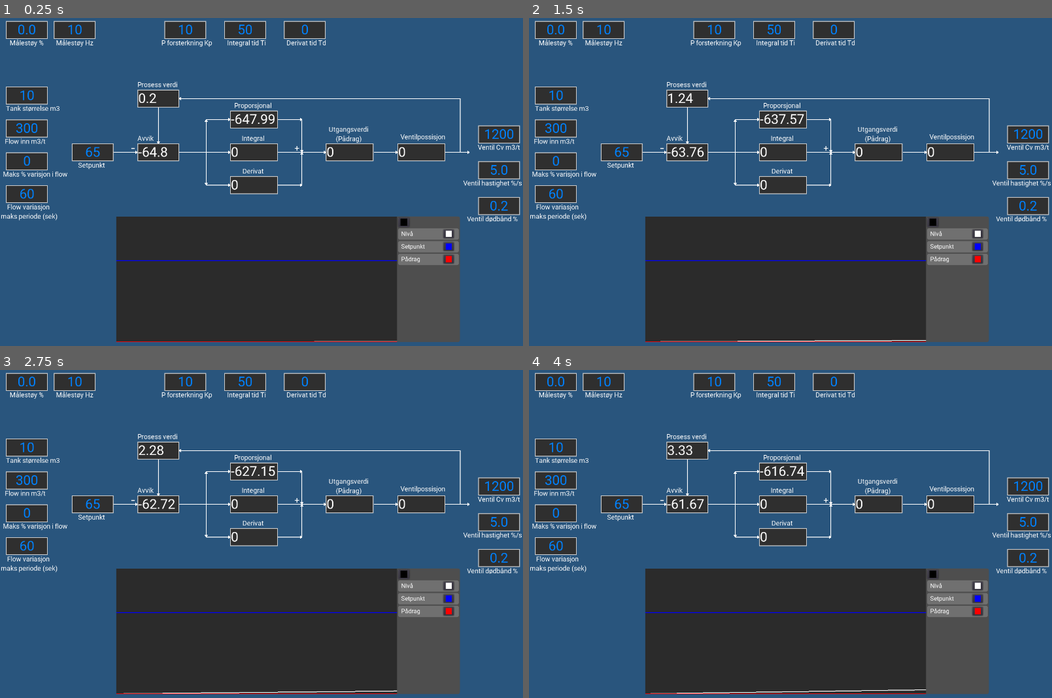
Above: before the commit, frames 1-4 (two rows, left to right).
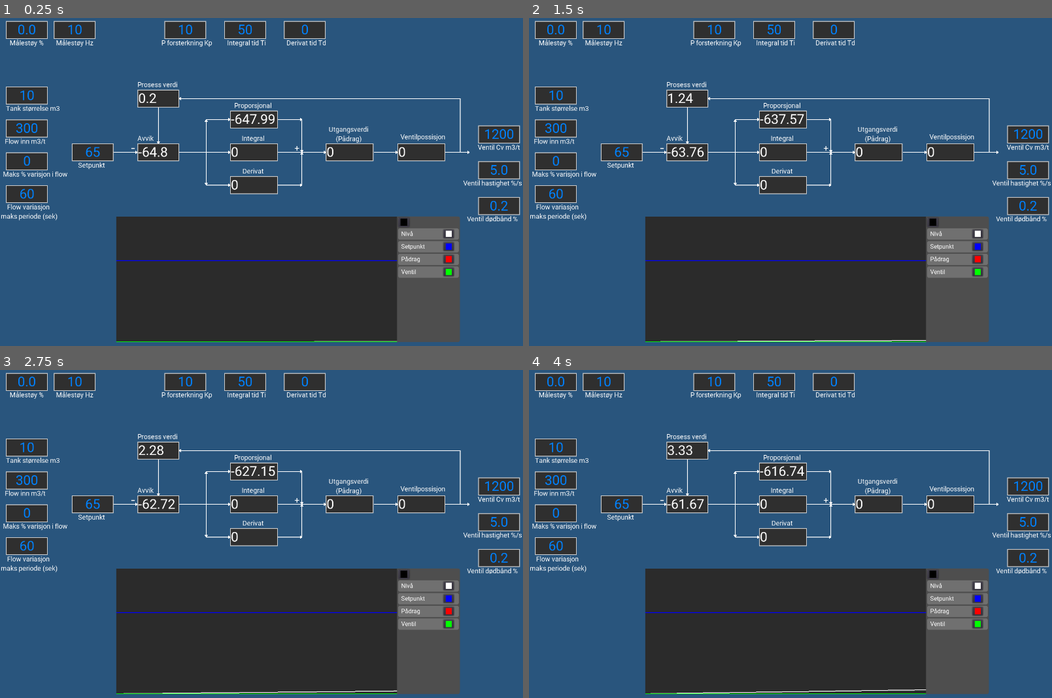
Above: after the commit, the same moments.

Repository: Keroflux/PIDsimulator
Game: Godot game, scene res://PIDsim.tscn
Same seed, same stepped clock (60 frames per second), same inputs: the game is played once before the commit and once after it.
Inputs:
- Up to frame 1 (0.25 s): no input
- Up to frame 2 (1.5 s): no input
- Up to frame 3 (2.75 s): no input
- Up to frame 4 (4 s): no input

The runs differ from the first frame. In frame 1, 0.5% of the frame differs, in the area x 22-88%, y 75-99%; in frame 2, 0.5%; in frame 3, 0.5%; in frame 4, 0.5%.

Commit message:
Update Trend.gd

Diff:
--- a/Trend.gd
+++ b/Trend.gd
@@ -2,13 +2,13 @@
 
 var trend_label = preload("res://TrendLabel.tscn")
 var trend_line = preload("res://TrendLine.tscn")
-var trend_color = [Color(1.0, 1.0, 1.0), Color(0.0, 0.0, 1.0), Color(1.0, 0.0, 0.0), Color(0.0, 1.0, 0.0)]
+var trend_color = [Color(1.0, 1.0, 1.0), Color(0.0, 0.0, 1.0), Color(1.0, 0.0, 0.0), Color(0.0, 1.0, 0.0), Color(0.0, 1.0, 1.0)]
 onready var trends = [get_parent().get_parent().get_node("Blokkdiagram/ProsessVerdi"), get_parent().get_parent().get_node("Blokkdiagram/Setpunkt"),get_parent().get_parent().get_node("Blokkdiagram/Pådrag"),get_parent().get_parent().get_node("Blokkdiagram/Ventil")]
 onready var label_panel = get_parent().get_node("PanelContainer/VBoxContainer")
 
 
 func _ready() -> void:
-	for i in trends.size()-1:
+	for i in trends.size():
 		var t = trend_line.instance()
 		var l = trend_label.instance()
 		t.default_color = trend_color[i]
